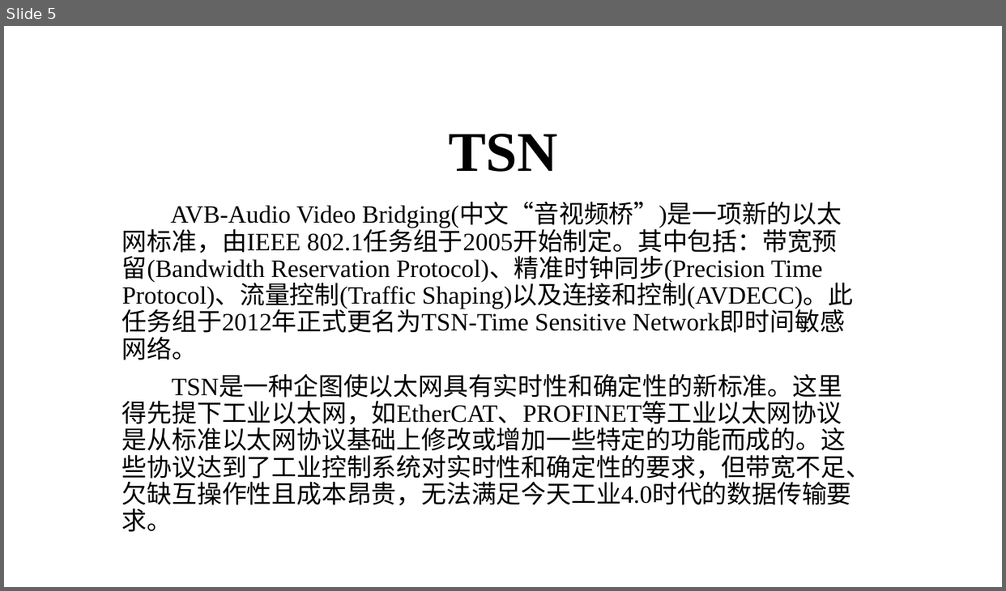
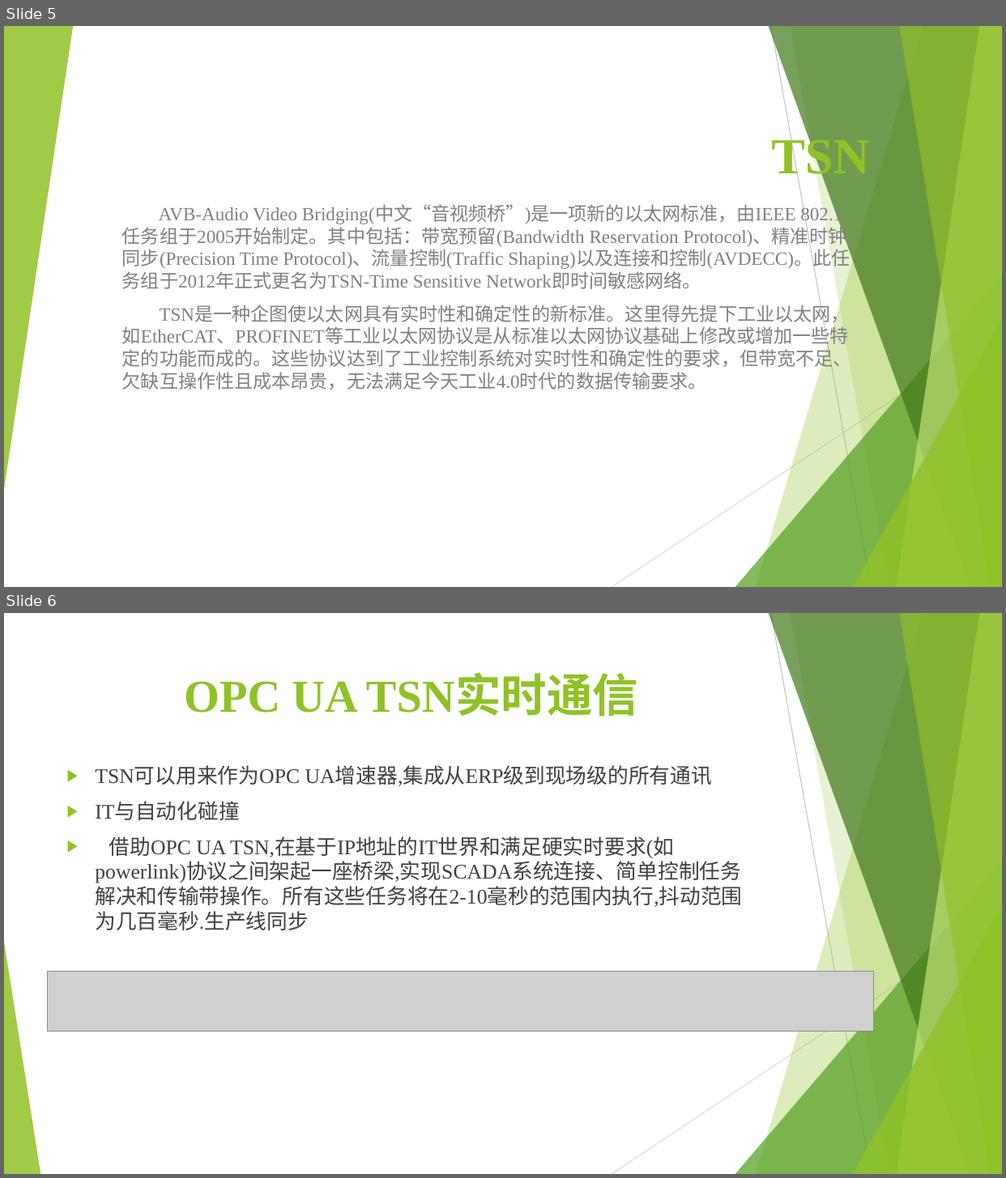
Before and after one commit to marinajacks/powerlink, a slide deck: 研究组会/组会PPT.pptx. Shown one above the other, each under a label of ours: slide 5 before the commit, slides 5 and 6 after it. The pictures are 1006x591 and 1006x1178 pixels, drawn with LibreOffice and Linux fonts; fonts in the diff are those of the drawing; grey boxes stand for pictures. Boxes give left, top, right and bottom in pixels: in the first picture for what was removed or moved away, otherwise in the second. Text is boxed around its words. In the diff, an @@ line names an element or a change of style, - is before the commit and + after.

Commit message:
修改论文相关

```diff
--- a/研究组会/组会PPT.pptx
+++ b/研究组会/组会PPT.pptx
@@ slide 6 added at [4,613,1002,1174], background #FFFFFF; not listed: 9 template elements that a slide beside it also shows @@
@@ title added at [184,676,638,717], 44 pt, text #90C226, bold @@
+OPC UA TSN实时通信
@@ text added at [95,767,742,931], 20 pt, text #404040 @@
+▶ TSN可以用来作为OPC UA增速器,集成从ERP级到现场级的所有通讯
+▶ IT与自动化碰撞
+▶ 借助OPC UA TSN,在基于IP地址的IT世界和满足硬实时要求(如powerlink)协议之间架起一座桥梁,实现SCADA系统连接、简单控制任务解决和传输带操作。所有这些任务将在2-10毫秒的范围内执行,抖动范围为几百毫秒.生产线同步
@@ triangle added at [4,942,40,1174], fill #90C226 at 85% opacity @@
@@ picture added at [48,971,875,1031] @@
@@ slide 5 changed as well @@
@@ group added at [4,26,1002,587]: 5 freeform shapes, 3 triangles, 2 lines @@
@@ title "TSN" at [771,134,869,183]: size 54 to 48.6 pt, text colour #000000 to #90C226; alignment centre to right; line spacing 0.9 to 1 @@
@@ subtitle "AVB-Audio Video Bridging(中文“音视频桥”)是一项新的以太网标准，由IEEE 802.1任务组于 ..." at [122,206,852,390]: size 24 to 18 pt, text colour #000000 to #808080; line spacing 0.9 to 1 @@
```
Also in this commit, not shown: 4 other slides changed, 1 slide removed, 1 other file.
